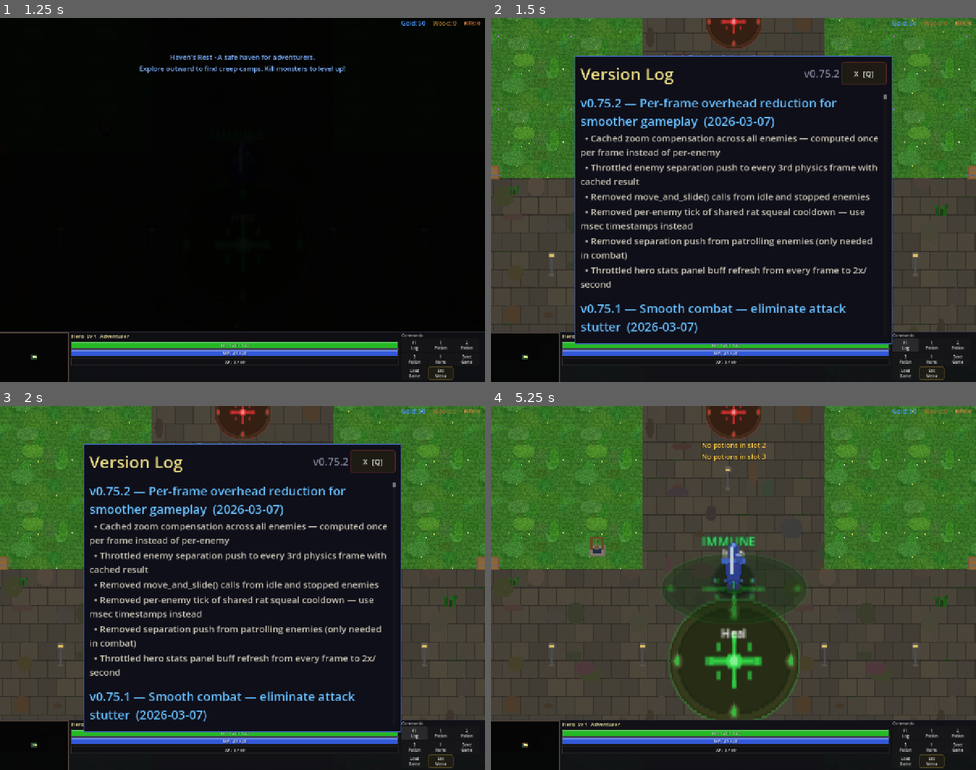
Above: before the commit, frames 1-4 (two rows, left to right).
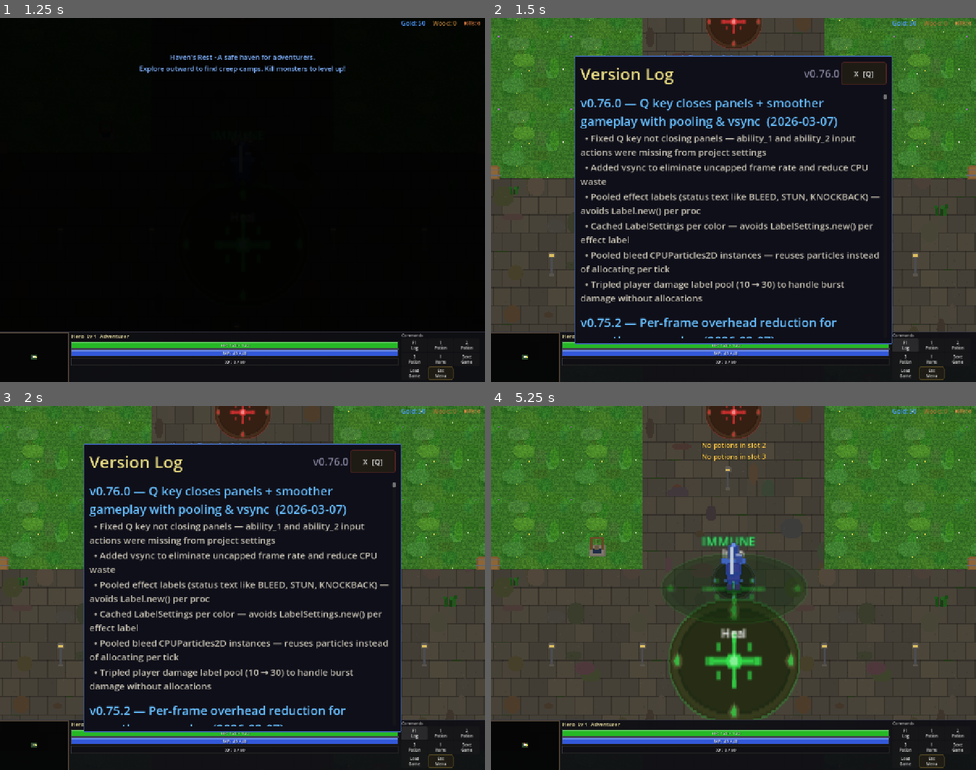
Above: after the commit, the same moments.

Repository: slxny/legends-open-rpg
Game: Godot game, scene res://scenes/main.tscn
Same seed, same stepped clock (60 frames per second), same inputs: the game is played once before the commit and once after it.
Inputs (mouse positions are in pixels of both pictures, inside the frame that each line leads up to):
- Up to frame 1 (1.25 s): tap Enter at 0.5 s; move the mouse to (218, 272) at 0.52 s; hold W (move_up) from 0.53 s (still down); hold Q (ability_1, bound only after the commit) from 0.53 s (still down); click (218, 272) at 0.67 s; tap E (ability_2, bound only after the commit) at 0.8 s
- Up to frame 2 (1.5 s): release W (move_up) at 1.25 s; release Q (ability_1, bound only after the commit) at 1.25 s; click "F1 Log" at 1.25 s
- Up to frame 3 (2 s): no input
- Up to frame 4 (5.25 s): click "1 Potion" at 2 s; click "2 Potion" at 2.75 s; click "3 Potion" at 3.5 s; click "I Items" at 4.25 s; click "X [Q]" at 5 s

Frame 1 is identical in both runs. In frame 2, 9.6% of the frame differs, in the area x 18-81%, y 14-88%; in frame 3, 9.6%; in frame 4, nothing differs.
Error in both runs: Invalid assignment of property or key '_mobile_potion_btns' with value of type 'Array' on a base object of type 'CharacterBody2D (player.gd)'. (res://scenes/ui…

Commit message:
Fix Q key closing panels and improve smoothness with pooling & vsync
- Add missing ability_1 (Q) and ability_2 (E) input actions to project.godot
  so Q closes all panels/modals as intended
- Enable vsync to cap frame rate and eliminate CPU waste
- Pool effect labels and cache LabelSettings per color to avoid per-proc
  allocations for status effects (bleed, stun, knockback, etc.)
- Pool bleed CPUParticles2D instances instead of creating new ones per tick
- Triple player damage label pool (10 → 30) for burst damage scenarios

https://claude.ai/code/session_01DfmE9dPhPshpUJaQDKzSV1

Diff:
--- a/project.godot
+++ b/project.godot
@@ -45,6 +45,7 @@
 window/size/mode=3
 window/stretch/mode="canvas_items"
 window/stretch/aspect="expand"
+window/vsync/vsync_mode=1
 
 [input]
 
@@ -84,6 +85,16 @@
 "events": [Object(InputEventKey,"resource_local_to_scene":false,"resource_name":"","device":-1,"window_id":0,"alt_press …(191 unchanged characters)…
 ]
 }
+ability_1={
+"deadzone": 0.5,
+"events": [Object(InputEventKey,"resource_local_to_scene":false,"resource_name":"","device":-1,"window_id":0,"alt_pressed":false,"shift_pressed":false,"ctrl_pressed":false,"meta_pressed":false,"pressed":false,"keycode":0,"physical_keycode":81,"key_label":0,"unicode":113,"location":0,"echo":false,"script":null)
+]
+}
+ability_2={
+"deadzone": 0.5,
+"events": [Object(InputEventKey,"resource_local_to_scene":false,"resource_name":"","device":-1,"window_id":0,"alt_pressed":false,"shift_pressed":false,"ctrl_pressed":false,"meta_pressed":false,"pressed":false,"keycode":0,"physical_keycode":69,"key_label":0,"unicode":101,"location":0,"echo":false,"script":null)
+]
+}
 
 [layer_names]
 
--- a/scenes/player/player.gd
+++ b/scenes/player/player.gd
@@ -131,7 +131,15 @@
 const CLICK_RADIUS_MOBILE: float = 55.0  # Larger touch target on mobile
 # Damage label pool (avoids Label.new() per hit on player)
 var _player_dmg_pool: Array[Label] = []
-const PLAYER_DMG_POOL_MAX: int = 10
+const PLAYER_DMG_POOL_MAX: int = 30
+# Effect label pool (avoids Label.new() per status effect)
+var _effect_label_pool: Array[Label] = []
+const EFFECT_LABEL_POOL_MAX: int = 10
+# Cached LabelSettings for effect labels (keyed by color hex)
+var _effect_label_settings_cache: Dictionary = {}
+# Bleed particle pool (avoids CPUParticles2D.new() per bleed tick)
+var _bleed_particle_pool: Array[CPUParticles2D] = []
+const BLEED_PARTICLE_POOL_MAX: int = 5
 const CHARGE_GRACE: float = 0.15  # Hold this long before suppressing basic attacks
 const TAP_RESOLVE_TIME: float = 0.18  # 180ms buffer — more forgiving for multi-tap specials
 const CHARGE_THRESHOLD: float = 1.5   # Hold 1.5s for charged slash
@@ -1112,41 +1120,69 @@
 	_spawn_effect_label(label_text, color)
 
 func _spawn_effect_label(text: String, color: Color) -> void:
-	var label = Label.new()
+	var label: Label
+	if _effect_label_pool.size() > 0:
+		label = _effect_label_pool.pop_back()
+	else:
+		label = Label.new()
 	label.text = text
 	label.position = Vector2(-30, -50)
-	var settings = LabelSettings.new()
-	settings.font_size = 16
-	settings.font_color = color
-	settings.outline_size = 2
-	settings.outline_color = Color.BLACK
-	label.label_settings = settings
+	label.modulate.a = 1.0
+	var color_key = color.to_html()
+	if not _effect_label_settings_cache.has(color_key):
+		var settings = LabelSettings.new()
+		settings.font_size = 16
+		settings.font_color = color
+		settings.outline_size = 2
+		settings.outline_color = Color.BLACK
+		_effect_label_settings_cache[color_key] = settings
+	label.label_settings = _effect_label_settings_cache[color_key]
 	add_child(label)
 	var tween = create_tween()
 	tween.tween_property(label, "position:y", label.position.y - 25, 0.8)
 	tween.parallel().tween_property(label, "modulate:a", 0.0, 0.8)
-	tween.tween_callback(label.queue_free)
+	tween.tween_callback(_recycle_effect_label.bind(label))
+
+func _recycle_effect_label(label: Label) -> void:
+	if is_instance_valid(label):
+		label.get_parent().remove_child(label)
+		if _effect_label_pool.size() < EFFECT_LABEL_POOL_MAX:
+			_effect_label_pool.append(label)
+		else:
+			label.queue_free()
 
 func _spawn_bleed_particles() -> void:
-	var particles = CPUParticles2D.new()
+	var particles: CPUParticles2D
+	if _bleed_particle_pool.size() > 0:
+		particles = _bleed_particle_pool.pop_back()
+	else:
+		particles = CPUParticles2D.new()
+		particles.one_shot = true
+		particles.amount = 6
+		particles.lifetime = 0.6
+		particles.explosiveness = 0.8
+		particles.direction = Vector2(0, 1)
+		particles.spread = 30.0
+		particles.gravity = Vector2(0, 80)
+		particles.initial_velocity_min = 15.0
+		particles.initial_velocity_max = 35.0
+		particles.scale_amount_min = 1.5
+		particles.scale_amount_max = 3.0
+		particles.color = Color(0.7, 0.05, 0.05, 0.9)
 	particles.emitting = true
-	particles.one_shot = true
-	particles.amount = 6
-	particles.lifetime = 0.6
-	particles.explosiveness = 0.8
-	particles.direction = Vector2(0, 1)  # Drip downward
-	particles.spread = 30.0
-	particles.gravity = Vector2(0, 80)
-	particles.initial_velocity_min = 15.0
-	particles.initial_velocity_max = 35.0
-	particles.scale_amount_min = 1.5
-	particles.scale_amount_max = 3.0
-	particles.color = Color(0.7, 0.05, 0.05, 0.9)
 	add_child(particles)
-	# Auto-free after particles finish
 	var cleanup = create_tween()
 	cleanup.tween_interval(1.0)
-	cleanup.tween_callback(particles.queue_free)
+	cleanup.tween_callback(_recycle_bleed_particles.bind(particles))
+
+func _recycle_bleed_particles(particles: CPUParticles2D) -> void:
+	if is_instance_valid(particles):
+		particles.emitting = false
+		particles.get_parent().remove_child(particles)
+		if _bleed_particle_pool.size() < BLEED_PARTICLE_POOL_MAX:
+			_bleed_particle_pool.append(particles)
+		else:
+			particles.queue_free()
 
 func _clear_effect_vfx() -> void:
 	if _effect_vfx_tween and _effect_vfx_tween.is_valid():
@@ -1185,13 +1221,16 @@
 	_immunity_label.text = "IMMUNE"
 	_immunity_label.horizontal_alignment = HORIZONTAL_ALIGNMENT_CENTER
 	_immunity_label.position = Vector2(-28, -48)
-	var settings = LabelSettings.new()
-	var is_mobile = GameManager.is_mobile_device()
-	settings.font_size = 22 if is_mobile else 11
-	settings.font_color = Color(0.3, 1.0, 0.5)
-	settings.outline_size = 4 if is_mobile else 2
-	settings.outline_color = Color(0.0, 0.2, 0.05)
-	_immunity_label.label_settings = settings
+	var color_key = Color(0.3, 1.0, 0.5).to_html()
+	if not _effect_label_settings_cache.has(color_key + "_imm"):
+		var settings = LabelSettings.new()
+		var is_mobile = GameManager.is_mobile_device()
+		settings.font_size = 22 if is_mobile else 11
+		settings.font_color = Color(0.3, 1.0, 0.5)
+		settings.outline_size = 4 if is_mobile else 2
+		settings.outline_color = Color(0.0, 0.2, 0.05)
+		_effect_label_settings_cache[color_key + "_imm"] = settings
+	_immunity_label.label_settings = _effect_label_settings_cache[color_key + "_imm"]
 	add_child(_immunity_label)
 	# Gentle bob animation
 	var label_tween = _immunity_label.create_tween().set_loops()
--- a/scenes/ui/changelog_dialog.gd
+++ b/scenes/ui/changelog_dialog.gd
@@ -9,9 +9,22 @@
 var _is_visible: bool = false
 var _is_mobile: bool = false
 
-const GAME_VERSION := "v0.75.2"
+const GAME_VERSION := "v0.76.0"
 
 const CHANGELOG: Array[Dictionary] = [
+	{
+		"version": "v0.76.0",
+		"title": "Q key closes panels + smoother gameplay with pooling & vsync",
+		"date": "2026-03-07",
+		"entries": [
+			"Fixed Q key not closing panels — ability_1 and ability_2 input actions were missing from project settings",
+			"Added vsync to eliminate uncapped frame rate and reduce CPU waste",
+			"Pooled effect labels (status text like BLEED, STUN, KNOCKBACK) — avoids Label.new() per proc",
+			"Cached LabelSettings per color — avoids LabelSettings.new() per effect label",
+			"Pooled bleed CPUParticles2D instances — reuses particles instead of allocating per tick",
+			"Tripled player damage label pool (10 → 30) to handle burst damage without allocations",
+		]
+	},
 	{
 		"version": "v0.75.2",
 		"title": "Per-frame overhead reduction for smoother gameplay",
